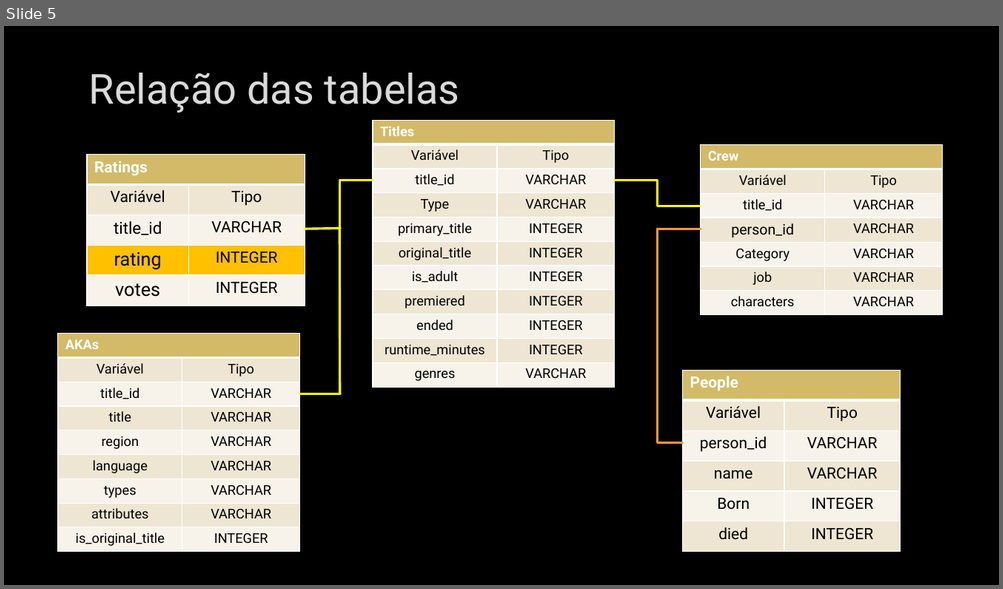
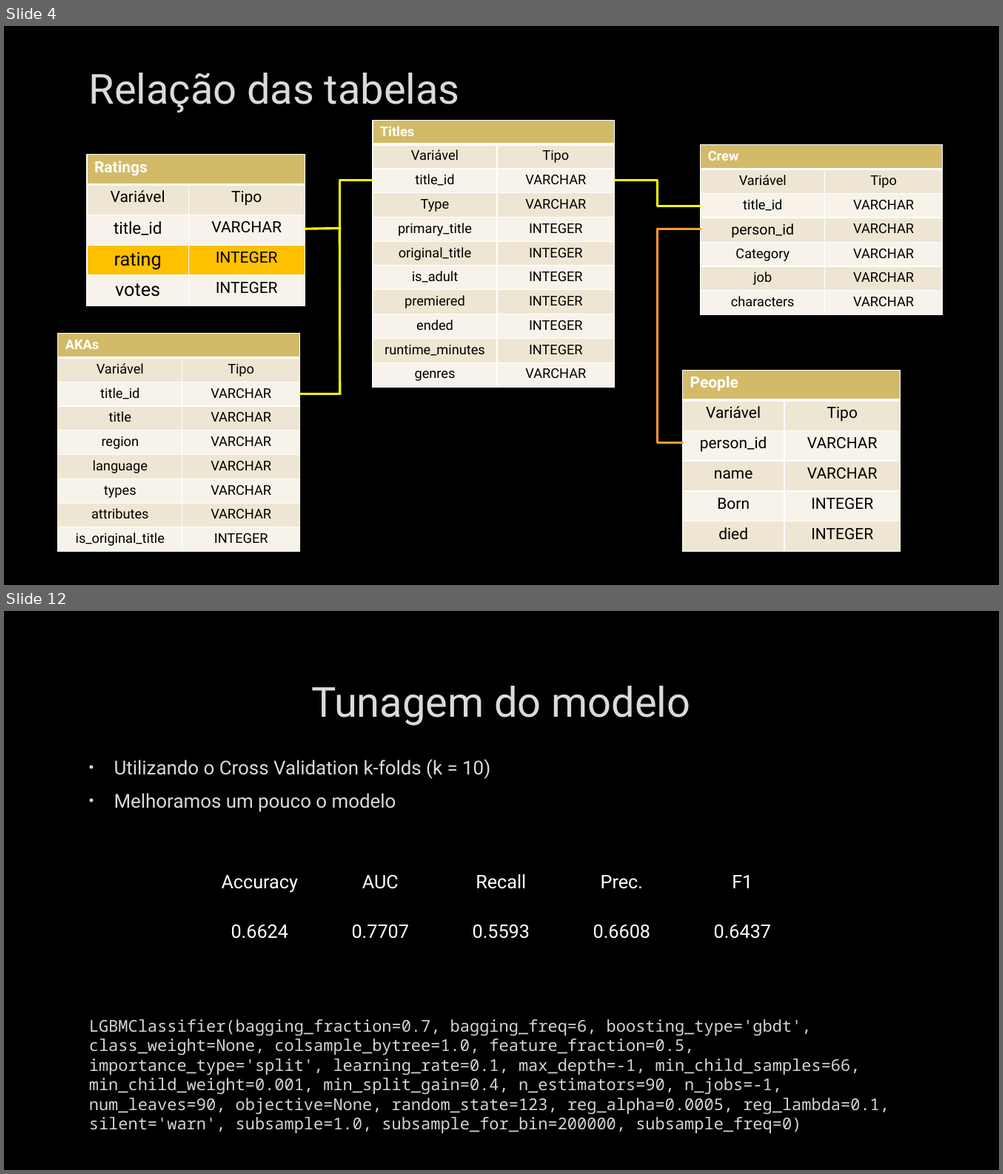
Before and after one commit to ProencaC/imdb, a slide deck: Docs/Apresentação.pptx. Shown one above the other, each under a label of ours: slide 5 before the commit, slides 4 and 12 after it; the slides between them are not shown. The pictures are 1003x589 and 1003x1174 pixels, drawn with LibreOffice and Linux fonts; fonts in the diff are those of the drawing; background and template pictures are left out. Boxes give left, top, right and bottom in pixels: in the first picture for what was removed or moved away, otherwise in the second. Text is boxed around its words. In the diff, an @@ line names an element or a change of style, - is before the commit and + after.

```diff
--- a/Docs/Apresentação.pptx
+++ b/Docs/Apresentação.pptx
@@ slide 12 added at (x1=4, y1=611, x2=999, y2=1170), background picture (left out) @@
@@ title added at (x1=311, y1=686, x2=691, y2=726), 40 pt, text #DADADA @@
+Tunagem do modelo
@@ text added at (x1=89, y1=759, x2=889, y2=1134), 15.7 pt, text #D4D4D4 @@
+• Utilizando o Cross Validation k-folds (k = 10)
+• Melhoramos um pouco o modelo
+LGBMClassifier(bagging_fraction=0.7, bagging_freq=6, boosting_type='gbdt', class_weight=None, colsample_bytree=1.0, feature_fraction=0.5, importance_type='split', learning_rate=0.1, max_depth=-1, min_child_samples=66, min_child_weight=0.001, min_split_gain=0.4, n_estimators=90, n_jobs=-1, num_leaves=90, objective=None, random_state=123, reg_alpha=0.0005, reg_lambda=0.1, silent='warn', subsample=1.0, subsample_for_bin=200000, subsample_freq=0)
@@ table added at (x1=199, y1=869, x2=804, y2=897), 1 rows, 5 columns @@
+Accuracy | AUC | Recall | Prec. | F1
@@ table added at (x1=199, y1=917, x2=804, y2=946), 1 rows, 5 columns @@
+0.6624 | 0.7707 | 0.5593 | 0.6608 | 0.6437
@@ what was slide 5 is now slide 4 @@
```
Also in this commit, not shown: 5 slides changed, 7 other slides added, 4 slides removed.
